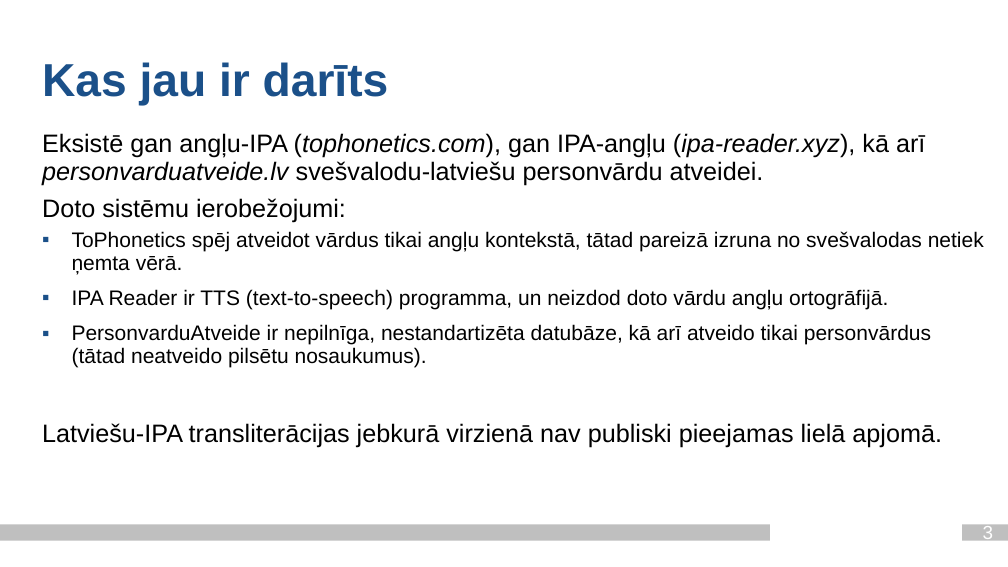
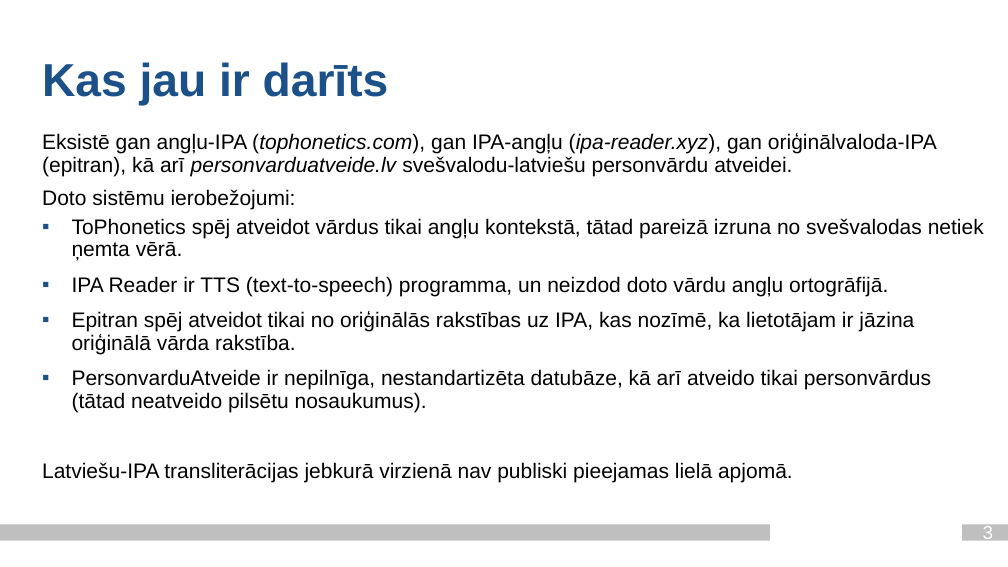
Before and after one commit to Paddlebear/valteh-ipa-translit, a slide deck: slide 3 of docs/valodasprez_2_ag21201_je21033.pptx. Drawn at 1008x567 pixels with LibreOffice and Linux fonts; fonts in the diff are those of the drawing; background and template pictures are left out. Boxes give left, top, right and bottom in pixels: in the first picture for what was removed or moved away, otherwise in the second. Text is boxed around its words. In the diff, an @@ line names an element or a change of style, - is before the commit and + after.

```diff
--- a/docs/valodasprez_2_ag21201_je21033.pptx
+++ b/docs/valodasprez_2_ag21201_je21033.pptx
@@ text at (42, 133, 937, 176): text changed; size 24 to 20 pt @@
-Eksistē gan angļu-IPA (tophonetics.com), gan IPA-angļu (ipa-reader.xyz), kā arī personvarduatveide.lv svešvalodu-latviešu personvārdu atveidei.
+Eksistē gan angļu-IPA (tophonetics.com), gan IPA-angļu (ipa-reader.xyz), gan oriģinālvaloda-IPA (epitran), kā arī personvarduatveide.lv svešvalodu-latviešu personvārdu atveidei.
@@ text at (42, 189, 793, 483): size 24 to 20 pt in "Doto sistēmu ierobežojumi:", "Latviešu-IPA transliterācijas jebkurā virzienā nav publiski  ..." @@
@@ text at (72, 311, 914, 354): paragraph added @@
+▪ Epitran spēj atveidot tikai no oriģinālās rakstības uz IPA, kas nozīmē, ka lietotājam ir jāzina oriģinālā vārda rakstība.
```
Also in this commit, not shown: 5 other slides changed.
